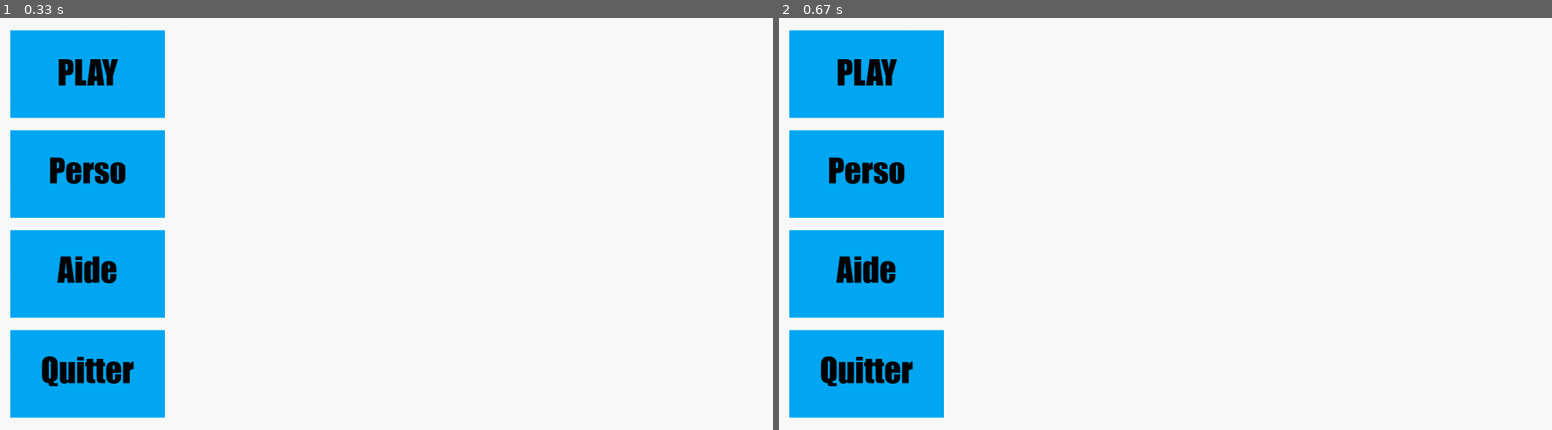
Above: before the commit, frames 1-2 (left to right).
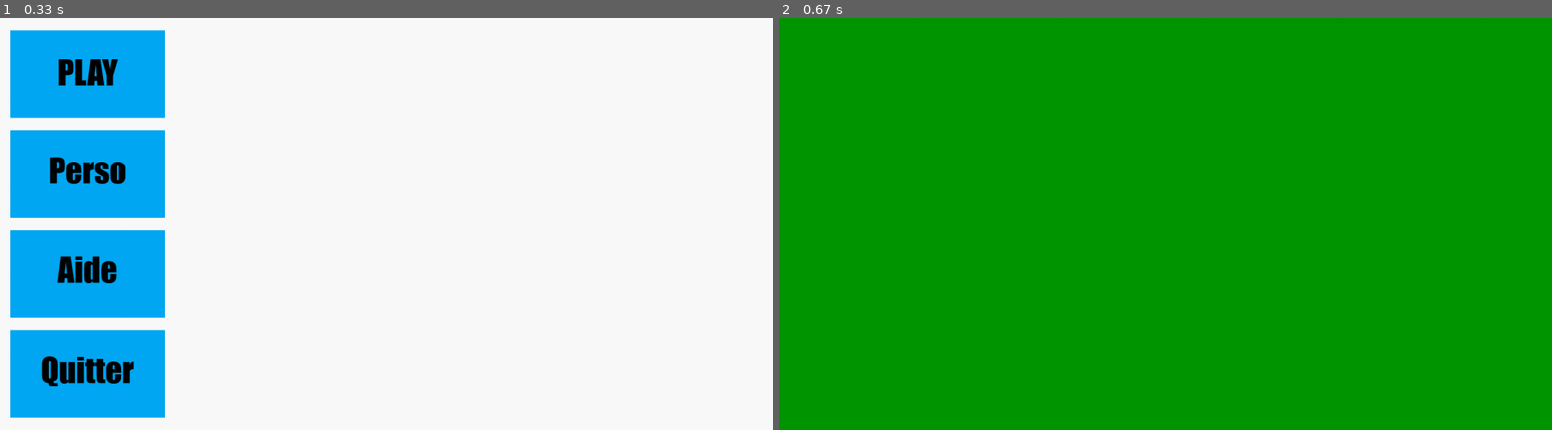
Above: after the commit, the same moments.

Repository: esgaroths/projet_nsi
Game: pygame game, started from trophe_nsi_test.py
Two runs of this game, one before a commit and one after it. Both use one fixed random seed, a clock stepped at 60 frames per second and the inputs below.
Inputs (mouse positions are in pixels of both pictures, inside the frame that each line leads up to):
- Up to frame 1 (0.33 s): no input
- Up to frame 2 (0.67 s): click (864, 174) at 0.38 s

Frame 1 is identical in both runs. In frame 2, 100% of the frame differs, in the area x 0-100%, y 0-100%.

Commit message:
Update trophe_nsi_test.py

Diff:
--- a/trophe_nsi_test.py
+++ b/trophe_nsi_test.py
@@ -26,10 +26,13 @@
 position_leave = button_leave.get_rect()
 position_leave.topleft = (20, 606)
 
+
+
 #mode, menu = 0
-mode = 0
+mode = [0]
+
 #detection clic de souris sur l'un des boutons + résultat d'un clic de souris sur un bouton
-def clic_bouton():
+def clic_bouton_menu():
     for event in pygame.event.get() :
         if event.type == MOUSEBUTTONUP:
             if event.button == 1:
@@ -37,6 +40,7 @@
                     print("play")
                 if position_perso.collidepoint(event.pos):
                     print("perso")
+                    mode[0] = 2
                 if position_help.collidepoint(event.pos):
                     print("aide")
                 if position_leave.collidepoint(event.pos):
@@ -56,8 +60,24 @@
     fenetre.blit(button_leave, position_leave)
     pygame.display.flip()
 
+#afficher level
+def afficher_level():
+    fenetre.fill([0,150,0])
+    pygame.display.flip()
+
+def clic_bouton_level():
+    for event in pygame.event.get() :
+        if event.type == pygame.QUIT:
+            pygame.display.quit()
+            sys.exit()
+
+
 while True :
 
-    if mode == 0:
-        clic_bouton()
+    if mode[0] == 0:
+        clic_bouton_menu()
         afficher_menu()
+
+    if mode[0] == 2:
+        afficher_level()
+        clic_bouton_level()
